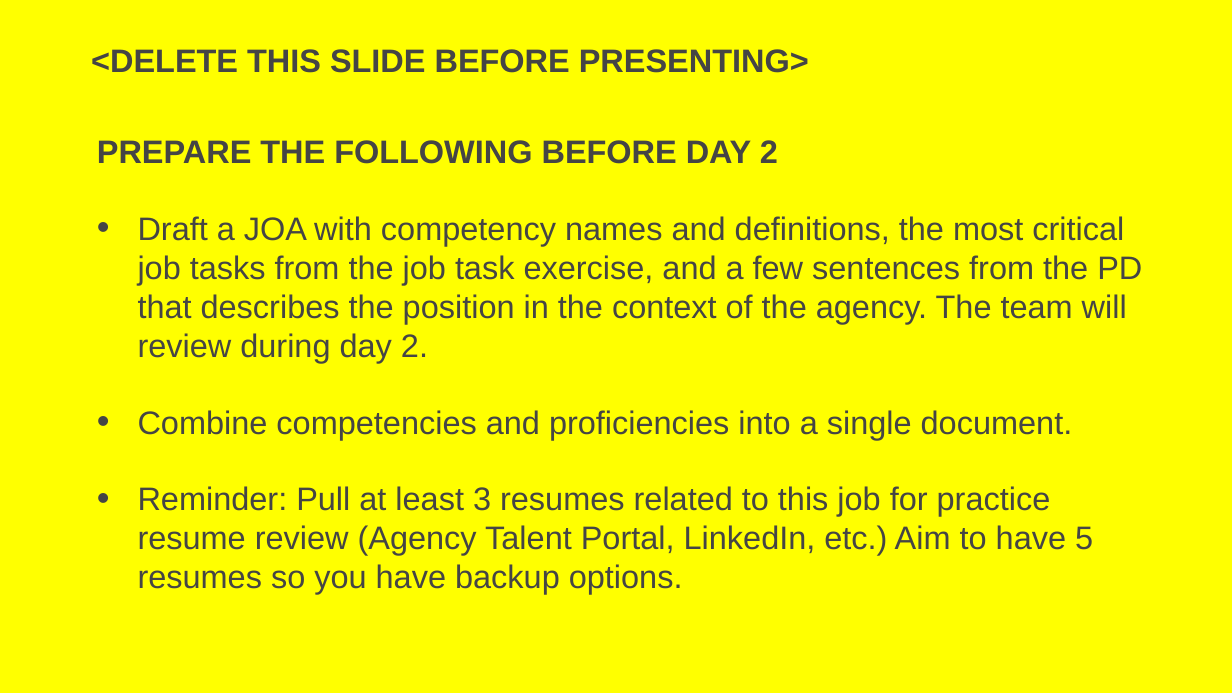
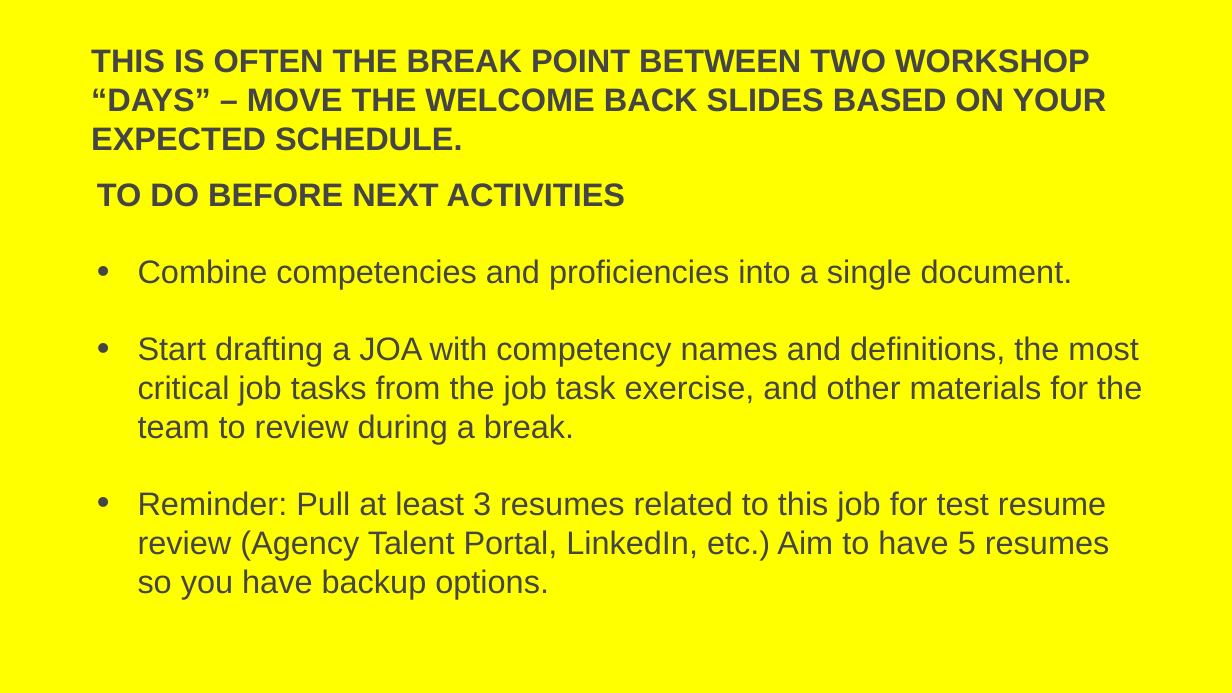
Before and after one commit to usds/SME-QA-Website, a slide deck: slide 34 of toolkit/job-analysis/job-analysis-presentation.pptx (slide 26 before the commit). Drawn at 1232x693 pixels with LibreOffice and Linux fonts; fonts in the diff are those of the drawing. Boxes give left, top, right and bottom in pixels: in the first picture for what was removed or moved away, otherwise in the second. Text is boxed around its words. In the diff, an @@ line names an element or a change of style, - is before the commit and + after.

```diff
--- a/toolkit/job-analysis/job-analysis-presentation.pptx
+++ b/toolkit/job-analysis/job-analysis-presentation.pptx
@@ title at (91, 49, 1107, 112): text changed @@
-<DELETE THIS SLIDE BEFORE PRESENTING>
+THIS IS OFTEN THE BREAK POINT BETWEEN TWO WORKSHOP “DAYS” – MOVE THE WELCOME BACK SLIDES BASED ON YOUR EXPECTED SCHEDULE.
@@ text "TO DO BEFORE NEXT ACTIVITIES": place and size @@
-text "TO DO BEFORE NEXT ACTIVITIES" at (97, 140, 1142, 594)
+text "TO DO BEFORE NEXT ACTIVITIES" at (97, 183, 1142, 599)
@@ text at (97, 183, 625, 207): text changed; bold on @@
-PREPARE THE FOLLOWING BEFORE DAY 2
-• Draft a JOA with competency names and definitions, the most critical job tasks from the job task exercise, and a few sentences from the PD that describes the position in the context of the agency. The team will review during day 2.
+TO DO BEFORE NEXT ACTIVITIES
@@ text at (138, 336, 1142, 599): text changed @@
-• Reminder: Pull at least 3 resumes related to this job for practice resume review (Agency Talent Portal, LinkedIn, etc.) Aim to have 5 resumes so you have backup options.
+• Start drafting a JOA with competency names and definitions, the most critical job tasks from the job task exercise, and other materials for the team to review during a break.
+• Reminder: Pull at least 3 resumes related to this job for test resume review (Agency Talent Portal, LinkedIn, etc.) Aim to have 5 resumes so you have backup options.
```
Also in this commit, not shown: 29 other slides changed, 11 slides added, 1 slide removed, 1 other file.
